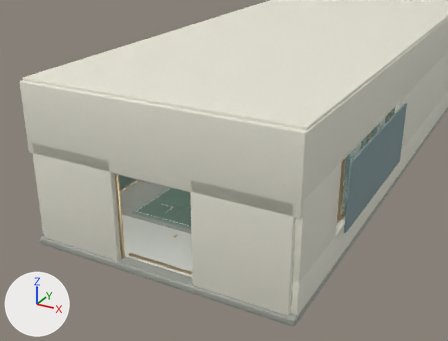
Two versions of the glTF model site/game/assets/battle3d/training_day.glb, one commit apart.
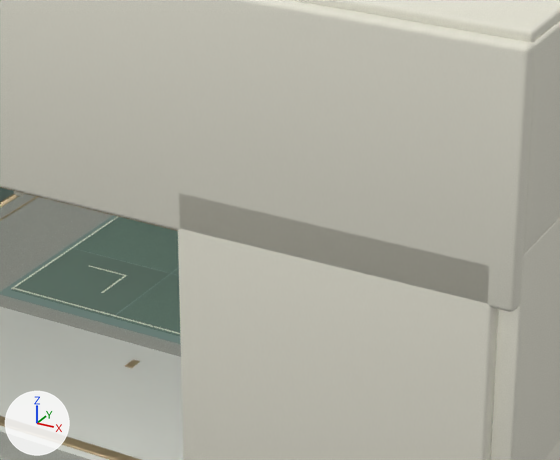
The first picture shows the older version from a 50 mm lens placed at (11.08, -18.49, 12.05), pointed at (0.33, 1.05, 2.27). The close-ups show the older and then the newer version on the part from 29% to 71% of the width and 34% to 79% of the height of that picture. Only the edits that show in the close-ups are written down. Lighting does not change. The marker at lower left points along +X, +Y and +Z. Where no turn or scale is listed for an object, it has been applied to the vertices.

The first close-up shows 'TrainingHall.Champagne bronze', 'TrainingHall.Deep sage', 'TrainingHall.Ivory markings', 'TrainingHall.Light stone', 'TrainingHall.Padded sage alternate', 'TrainingHall.Padded sage mat', 'TrainingHall.Terrazzo mineral floor', 'TrainingHall.Warm plaster'.
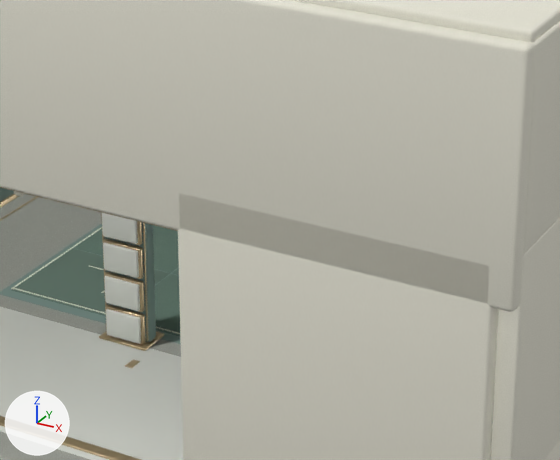
What differs and where, as boxes [x1, y1, x2, y2] in the close-ups (560 x 460 px):
'Training.SelectorFrame.Champagnebronze', added (beige): after [99, 212, 164, 351]
'Training.SelectorFrame.Deepsage', added: after [104, 222, 156, 342]
'Training.Selector.hard', added: after [103, 243, 139, 278]
'Training.Selector.master', added: after [104, 276, 140, 311]
'Training.Selector.infinity', added: after [106, 309, 141, 344]
'Training.Selector.medium', added: after [102, 213, 138, 244]

The change, as a diff of the scene's bpy script:
```diff
--- a/site/game/assets/battle3d/training_day.glb.py
+++ b/site/game/assets/battle3d/training_day.glb.py
@@ me_cube @@
+me_cube.from_pydata(...)  # 96 vertices, 188 faces; spans x -0.34..0.34, y -0.1..0.1, z -1.17..1.17
+me_cube.materials.append(mat_deep_sage)  # greyish green #7c958e
@@ me_cube_004 @@
+me_cube_004.from_pydata(...)  # 864 vertices, 1692 faces; spans x -0.36..0.36, y -0.24..0.24, z -0.02..2.37
+me_cube_004.materials.append(mat_champagne_bronze)  # beige #bca884
@@ me_cube_014 @@
+me_cube_014.from_pydata(...)  # 96 vertices, 188 faces; spans x -0.26..0.26, y -0.03..0.03, z -0.19..0.19
+me_cube_014.materials.append(mat_light_stone)  # light grey #dee1d8
@@ ob_training_selectorframe_deepsage @@
+ob_training_selectorframe_deepsage = bpy.data.objects.new('Training.SelectorFrame.Deepsage', me_cube)
+ob_training_selectorframe_deepsage.location = (-1.15, -0.3, 1.21)
@@ ob_training_selectorframe_champagnebronze @@
+ob_training_selectorframe_champagnebronze = bpy.data.objects.new('Training.SelectorFrame.Champagnebronze', me_cube_004)
+ob_training_selectorframe_champagnebronze.location = (-1.15, -0.3, 0.02)
@@ ob_training_selector_medium @@
+ob_training_selector_medium = bpy.data.objects.new('Training.Selector.medium', me_cube_014)
+ob_training_selector_medium.location = (-1.15, -0.48, 1.69)
@@ ob_training_selector_master @@
+ob_training_selector_master = bpy.data.objects.new('Training.Selector.master', me_cube_014.copy())
+ob_training_selector_master.location = (-1.15, -0.48, 0.73)
@@ ob_training_selector_infinity @@
+ob_training_selector_infinity = bpy.data.objects.new('Training.Selector.infinity', me_cube_014.copy())
+ob_training_selector_infinity.location = (-1.15, -0.48, 0.25)
@@ ob_training_selector_hard @@
+ob_training_selector_hard = bpy.data.objects.new('Training.Selector.hard', me_cube_014.copy())
+ob_training_selector_hard.location = (-1.15, -0.48, 1.21)
```
